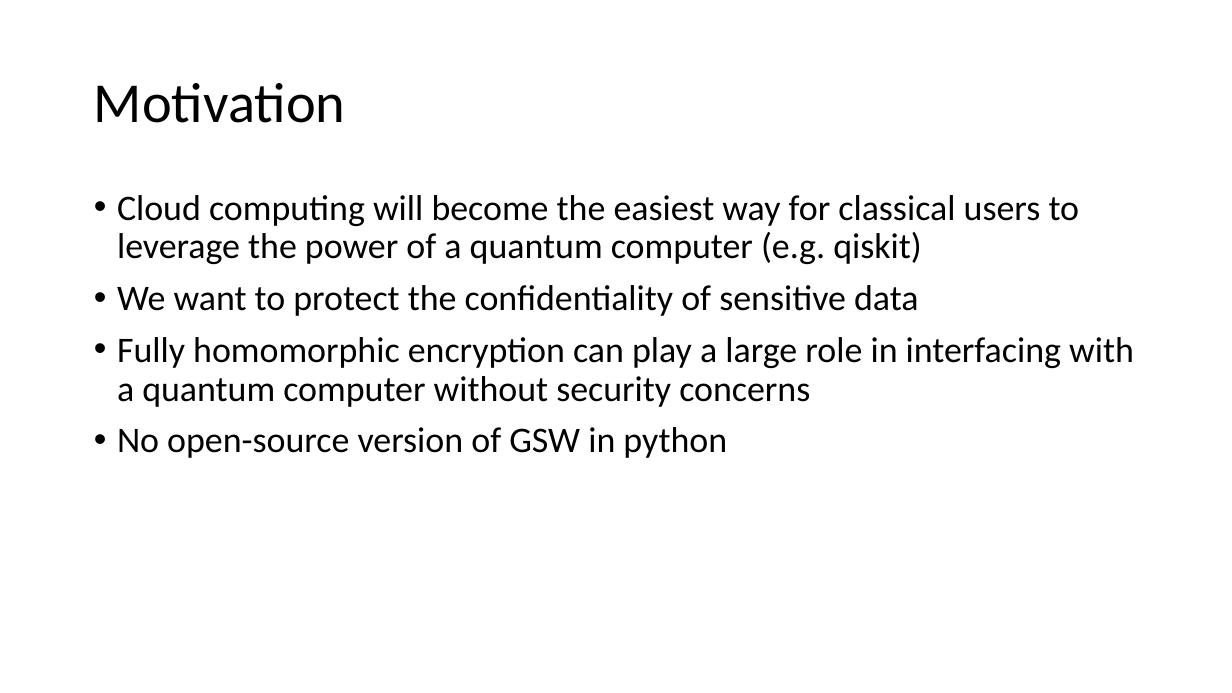
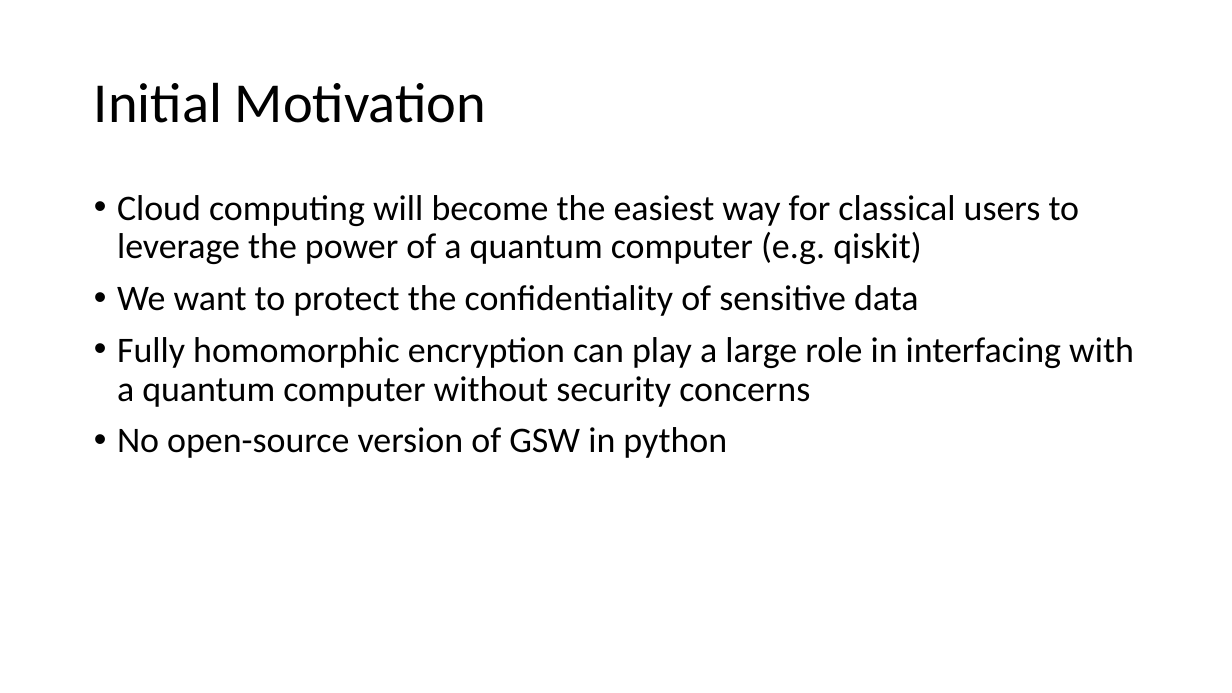
Before and after one commit to hedglinnolan/GSW-Homomorphic-Encryption-Python, a slide deck: slide 2 of GSW Homomorphic Encryption for Distributed Quantum Computing.pptx. Drawn at 1232x693 pixels with LibreOffice and Linux fonts; fonts in the diff are those of the drawing. Boxes give left, top, right and bottom in pixels: in the first picture for what was removed or moved away, otherwise in the second. Text is boxed around its words. In the diff, an @@ line names an element or a change of style, - is before the commit and + after.

```diff
--- a/GSW Homomorphic Encryption for Distributed Quantum Computing.pptx
+++ b/GSW Homomorphic Encryption for Distributed Quantum Computing.pptx
@@ title at (x1=94, y1=82, x2=487, y2=123): text changed @@
-Motivation
+Initial Motivation
```
Also in this commit, not shown: 1 other slide changed.
